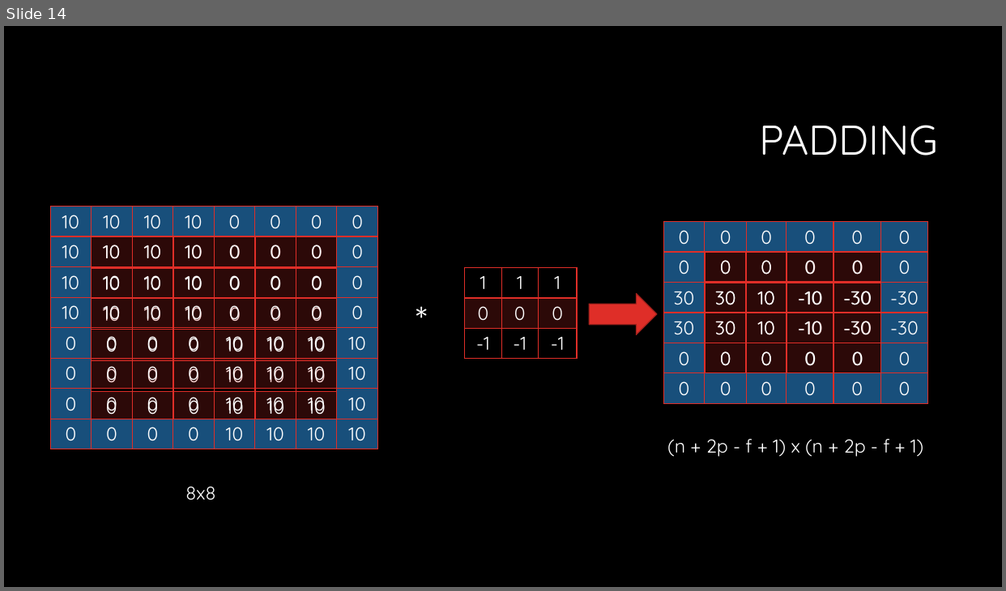
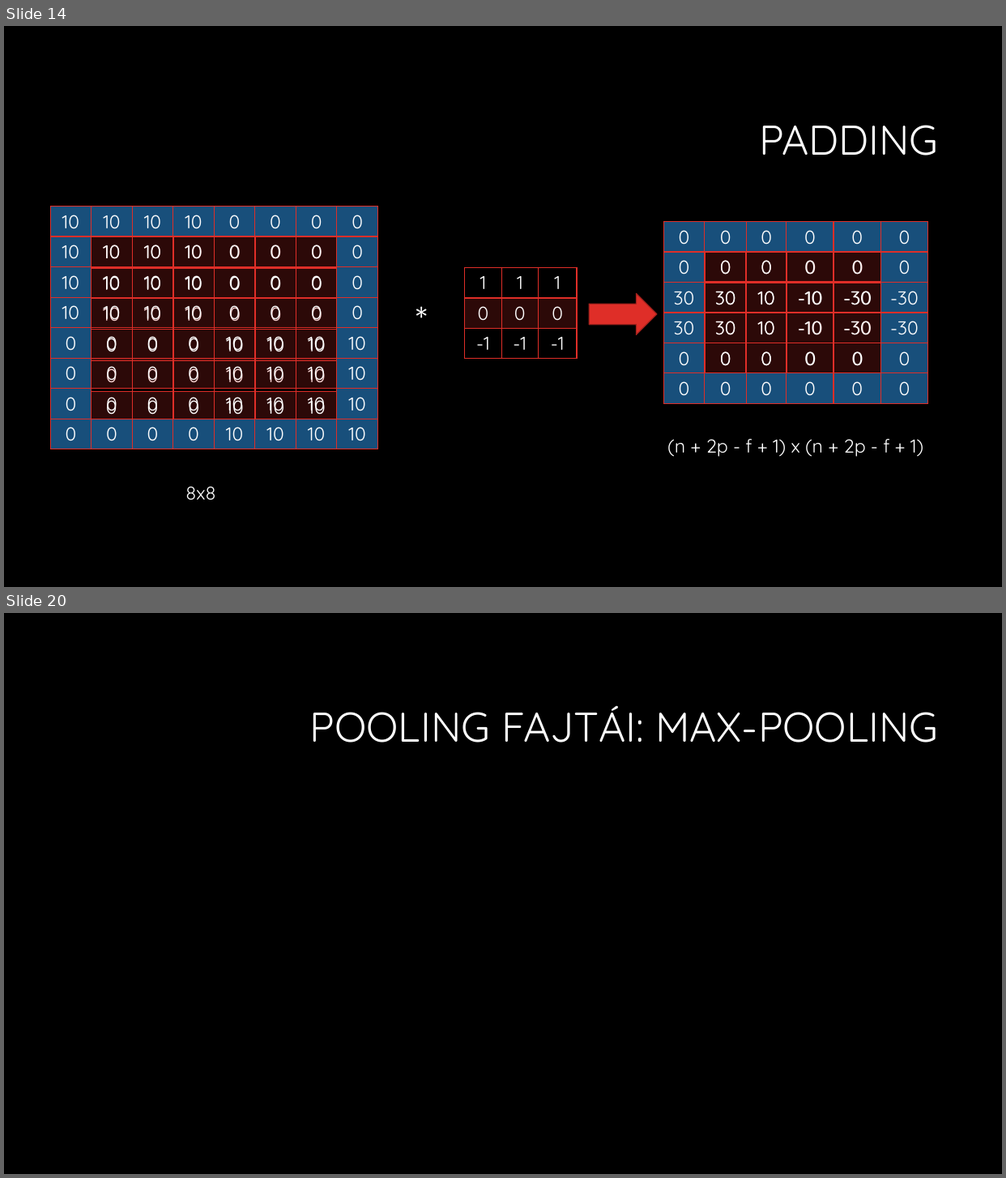
Before and after one commit to martontamas92/CNN, a slide deck: Konvolúciós neuronhálók.pptx. Shown one above the other, each under a label of ours: slide 14 before the commit, slides 14 and 20 after it; the slides between them are not shown. The pictures are 1006x591 and 1006x1178 pixels, drawn with LibreOffice and Linux fonts; fonts in the diff are those of the drawing; background and template pictures are left out. Boxes give left, top, right and bottom in pixels: in the first picture for what was removed or moved away, otherwise in the second. Text is boxed around its words. In the diff, an @@ line names an element or a change of style, - is before the commit and + after.

```diff
--- a/Konvolúciós neuronhálók.pptx
+++ b/Konvolúciós neuronhálók.pptx
@@ slide 20 added at (4, 613, 1002, 1174), background #000000 @@
@@ title added at (310, 705, 938, 743), 40 pt, text #FFFFFF @@
+POOLING FAJTÁI: MAX-POOLING
```
Also in this commit, not shown: 2 slides changed, 7 other slides added.
